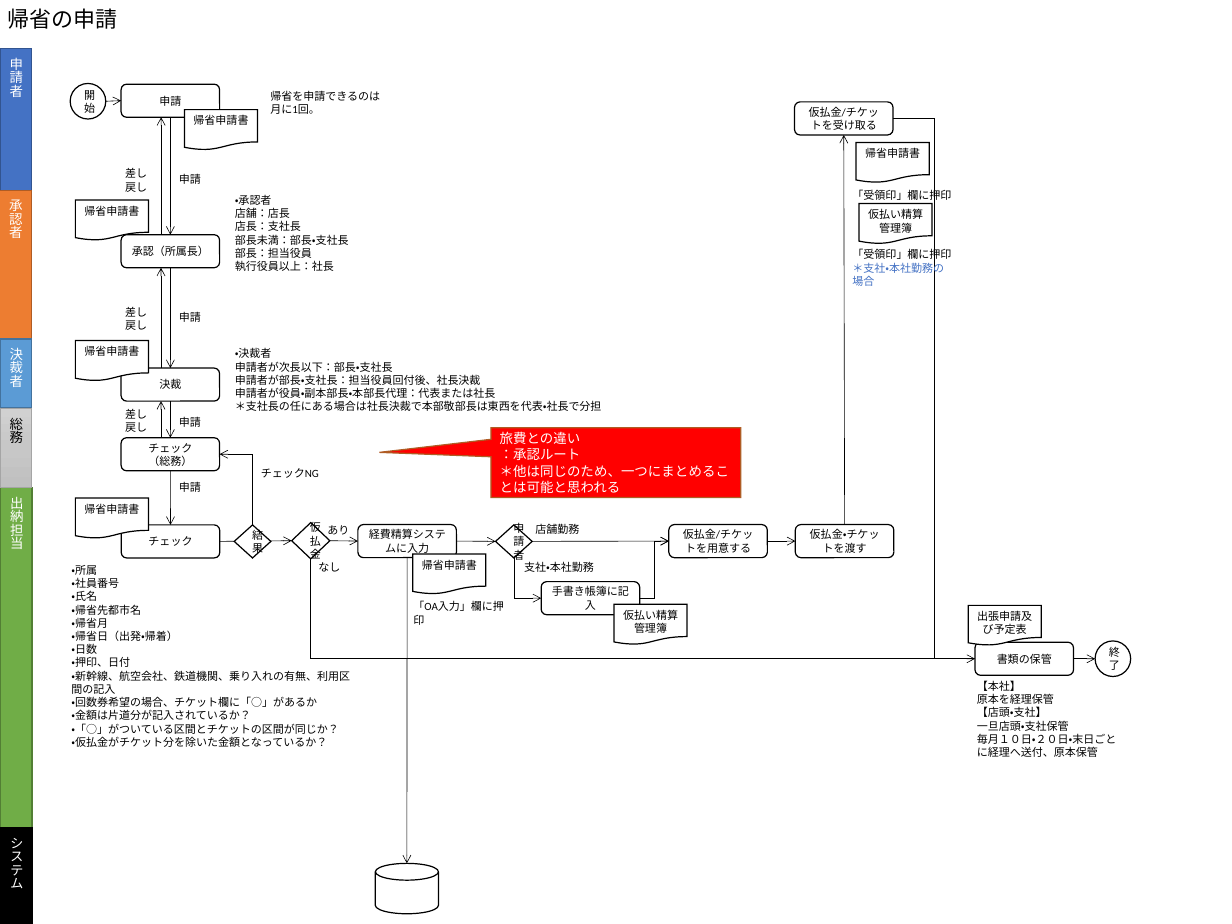
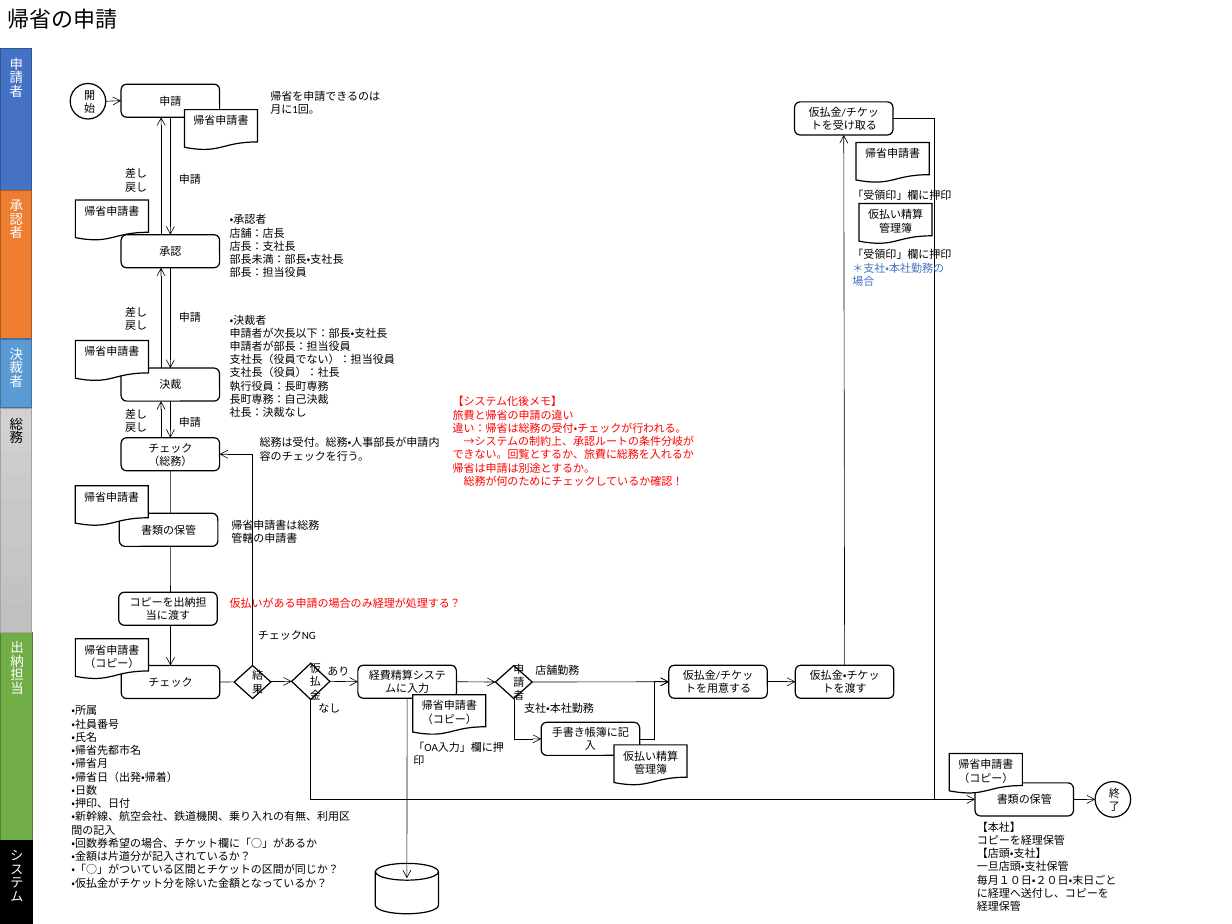
Before and after one commit to hide775533/vba_addin, a slide deck: slide 5 of xxx.pptx. Drawn at 1232x924 pixels with LibreOffice and Linux fonts; fonts in the diff are those of the drawing. Boxes give left, top, right and bottom in pixels: in the first picture for what was removed or moved away, otherwise in the second. Text is boxed around its words. In the diff, an @@ line names an element or a change of style, - is before the commit and + after.

```diff
--- a/xxx.pptx
+++ b/xxx.pptx
@@ elbow arrow moved from (893, 119) - (975, 659) to (893, 119) - (975, 799) @@
@@ arrow moved from (845, 524) - (844, 135) to (845, 665) - (844, 135) @@
@@ text "・承認者": place and size @@
-text "・承認者" at <box>235,195,349,271</box>
+text "・承認者" at <box>230,214,344,277</box>
@@ text in rounded rectangle at <box>159,246,181,256</box>: text changed @@
-承認（所属長）
+承認
@@ text at <box>235,260,334,271</box>: paragraph removed @@
-執行役員以上：社長
@@ text added at <box>230,314,395,417</box>, 9 pt, text #000000 @@
+・決裁者
+申請者が次長以下：部長・支社長
+申請者が部長：担当役員
+支社長（役員でない）：担当役員
+支社長（役員）：社長
+執行役員：長町専務
+長町専務：自己決裁
+社長：決裁なし
@@ text removed at <box>235,347,602,411</box> @@
-・決裁者
-申請者が次長以下：部長・支社長
-申請者が部長・支社長：担当役員回付後、社長決裁
-申請者が役員・副本部長・本部長代理：代表または社長
-＊支社長の任にある場合は社長決裁で本部敬部長は東西を代表・社長で分担
@@ rectangle "総務": place and size @@
-rectangle "総務" at <box>0,408,32,487</box>
+rectangle "総務" at <box>0,408,32,632</box>
@@ text added at <box>453,395,695,486</box>, 9 pt, text #FF0000 @@
+【システム化後メモ】
+旅費と帰省の申請の違い
+違い：帰省は総務の受付・チェックが行われる。
+→システムの制約上、承認ルートの条件分岐ができない。回覧とするか、旅費に総務を入れるか帰省は申請は別途とするか。
+総務が何のためにチェックしているか確認！
@@ text added at <box>260,436,440,461</box>, 9 pt, text #000000 @@
+総務は受付。総務・人事部長が申請内容のチェックを行う。
@@ speech box removed at <box>491,428,741,497</box> @@
-旅費との違い
-：承認ルート
-＊他は同じのため、一つにまとめることは可能と思われる
@@ arrow moved from (171, 471) - (171, 524) to (171, 471) - (171, 665) @@
@@ elbow arrow moved from (220, 454) - (253, 524) to (220, 454) - (253, 665) @@
@@ flow chart document added at <box>75,486,148,525</box>, fill #FFFFFF, outline #000000 1 pt, 9 pt, text #000000 @@
+帰省申請書
@@ text removed at <box>179,481,201,492</box> @@
-申請
@@ rounded rectangle added at <box>120,513,218,546</box>, fill #FFFFFF, outline #000000 1 pt, 9 pt, text #000000 @@
+書類の保管
@@ text added at <box>231,518,319,546</box>, 9 pt, text #000000 @@
+帰省申請書は総務管轄の申請書
@@ rounded rectangle added at <box>119,592,217,626</box>, fill #FFFFFF, outline #000000 1 pt, 9 pt, text #000000 @@
+コピーを出納担当に渡す
@@ text added at <box>230,596,461,611</box>, 9 pt, text #FF0000 @@
+仮払いがある申請の場合のみ経理が処理する？
@@ text "チェックNG": place and size @@
-text "チェックNG" at <box>261,468,319,478</box>
+text "チェックNG" at <box>258,630,316,640</box>
@@ rectangle "出納担当": place and size @@
-rectangle "出納担当" at <box>0,488,32,828</box>
+rectangle "出納担当" at <box>1,633,33,840</box>
@@ text in flow chart document at <box>84,657,139,668</box>: paragraph added @@
+（コピー）
@@ 6 rounded rectangles, 6 texts, 5 arrows, 3 diamonds, 3 flow chart documents, 3 elbow arrows, 1 ellipse: place and size @@
-6 rounded rectangles, 6 texts, 5 arrows, 3 diamonds, 3 flow chart documents, 3 elbow arrows, 1 ellipse at <box>71,498,1130,747</box>
+6 rounded rectangles, 6 texts, 5 arrows, 3 diamonds, 3 flow chart documents, 3 elbow arrows, 1 ellipse at <box>71,639,1130,888</box>
@@ arrow moved from (407, 558) - (407, 863) to (407, 698) - (407, 878) @@
@@ text in flow chart document at <box>422,713,477,724</box>: paragraph added @@
+（コピー）
@@ flow chart document "帰省申請書": place and size @@
-flow chart document "帰省申請書" at <box>968,605,1041,645</box>
+flow chart document "帰省申請書" at <box>950,753,1023,793</box>
@@ text in flow chart document at <box>958,759,1013,783</box>: text changed @@
-出張申請及び予定表
+帰省申請書
+（コピー）
@@ text "【本社】": place and size @@
-text "【本社】" at <box>977,680,1117,757</box>
+text "【本社】" at <box>977,821,1116,911</box>
@@ text at <box>977,834,1065,848</box>: text changed @@
-原本を経理保管
+コピーを経理保管
@@ rectangle "システム": place and size @@
-rectangle "システム" at <box>0,828,32,923</box>
+rectangle "システム" at <box>0,840,32,923</box>
@@ text at <box>977,874,1116,911</box>: text changed @@
-毎月１０日・２０日・末日ごとに経理へ送付、原本保管
+毎月１０日・２０日・末日ごとに経理へ送付し、コピーを経理保管
```
Also in this commit, not shown: 7 other slides changed, 2 slides added.
